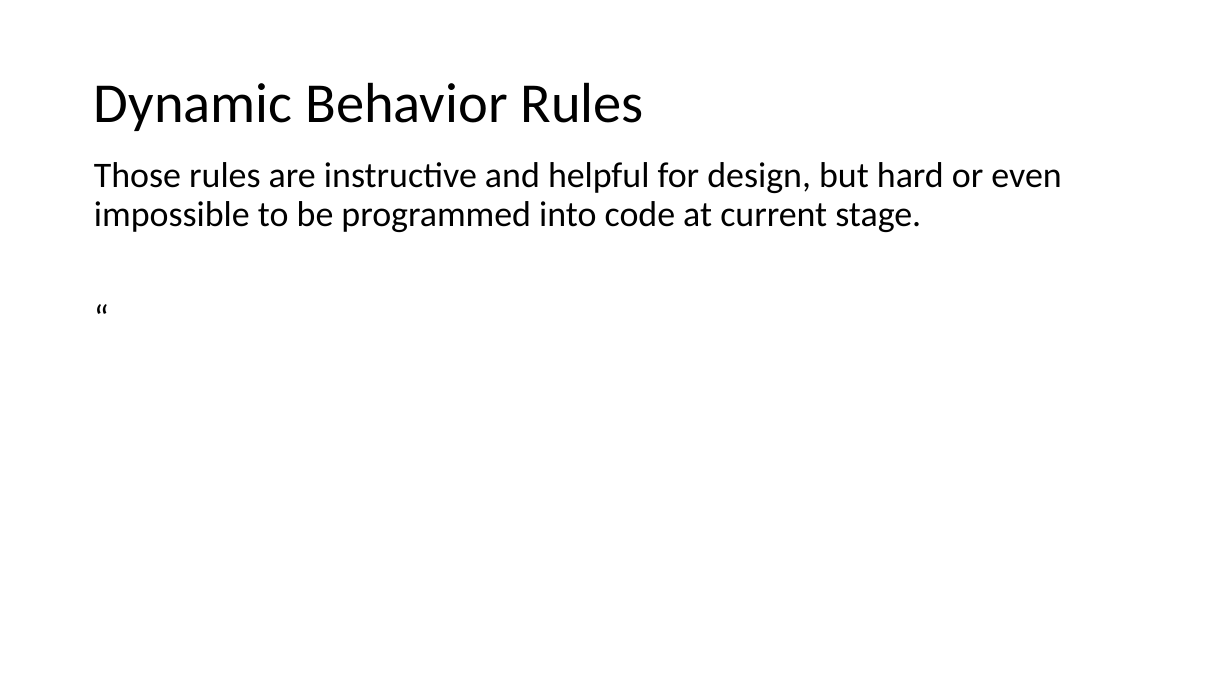
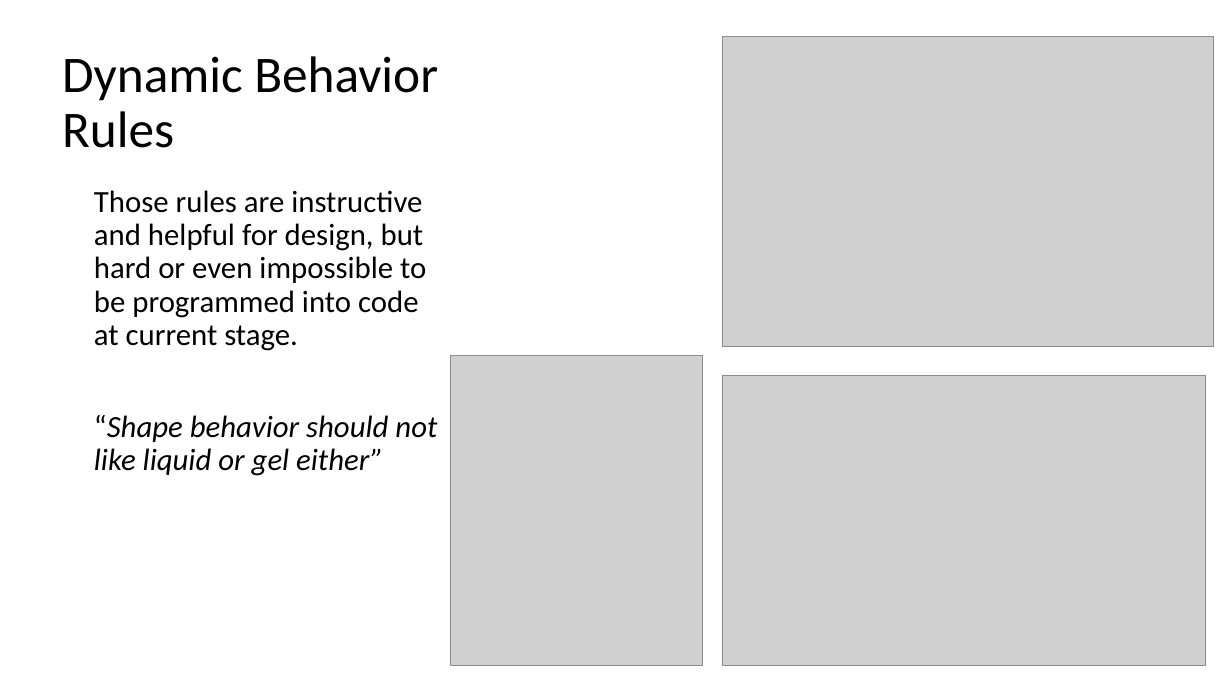
Before and after one commit to MulongXie/AppRuleCheck-Android, a slide deck: slide 6 of doc/week2.pptx (slide 5 before the commit). Drawn at 1232x693 pixels with LibreOffice and Linux fonts; fonts in the diff are those of the drawing; grey boxes stand for pictures. Boxes give left, top, right and bottom in pixels: in the first picture for what was removed or moved away, otherwise in the second. Text is boxed around its words. In the diff, an @@ line names an element or a change of style, - is before the commit and + after.

```diff
--- a/doc/week2.pptx
+++ b/doc/week2.pptx
@@ title "Dynamic Behavior Rules": place and size @@
-title "Dynamic Behavior Rules" at [94,82,644,131]
+title "Dynamic Behavior Rules" at [62,56,438,148]
@@ title "Dynamic Behavior Rules" at [62,56,438,148]: size 44 to 40 pt @@
@@ picture added at [723,37,1214,347] @@
@@ text "Those rules are instructive and ...": place and size @@
-text "Those rules are instructive and ..." at [94,162,1061,232]
+text "Those rules are instructive and ..." at [94,190,437,476]
@@ text at [94,190,426,351]: size 28 to 24 pt in "Those rules are instructive and helpful for ..." @@
@@ picture added at [451,356,703,666] @@
@@ picture added at [723,376,1206,666] @@
@@ text at [94,415,437,476]: text changed; size 28 to 24 pt; italic on @@
-“
+“Shape behavior should not like liquid or gel either”
```
Also in this commit, not shown: 5 other slides changed, 8 slides added, 3 other files.
